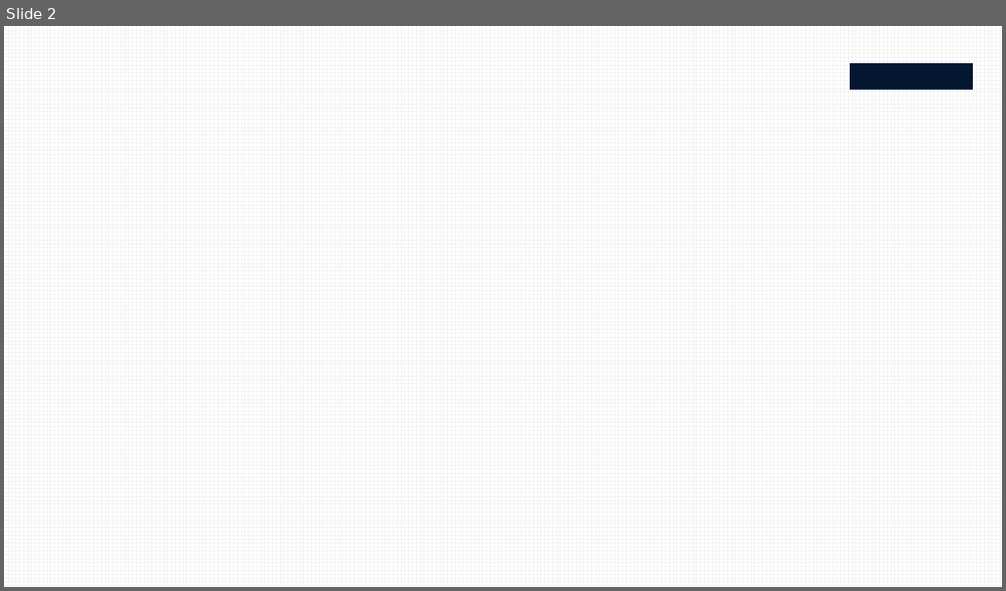
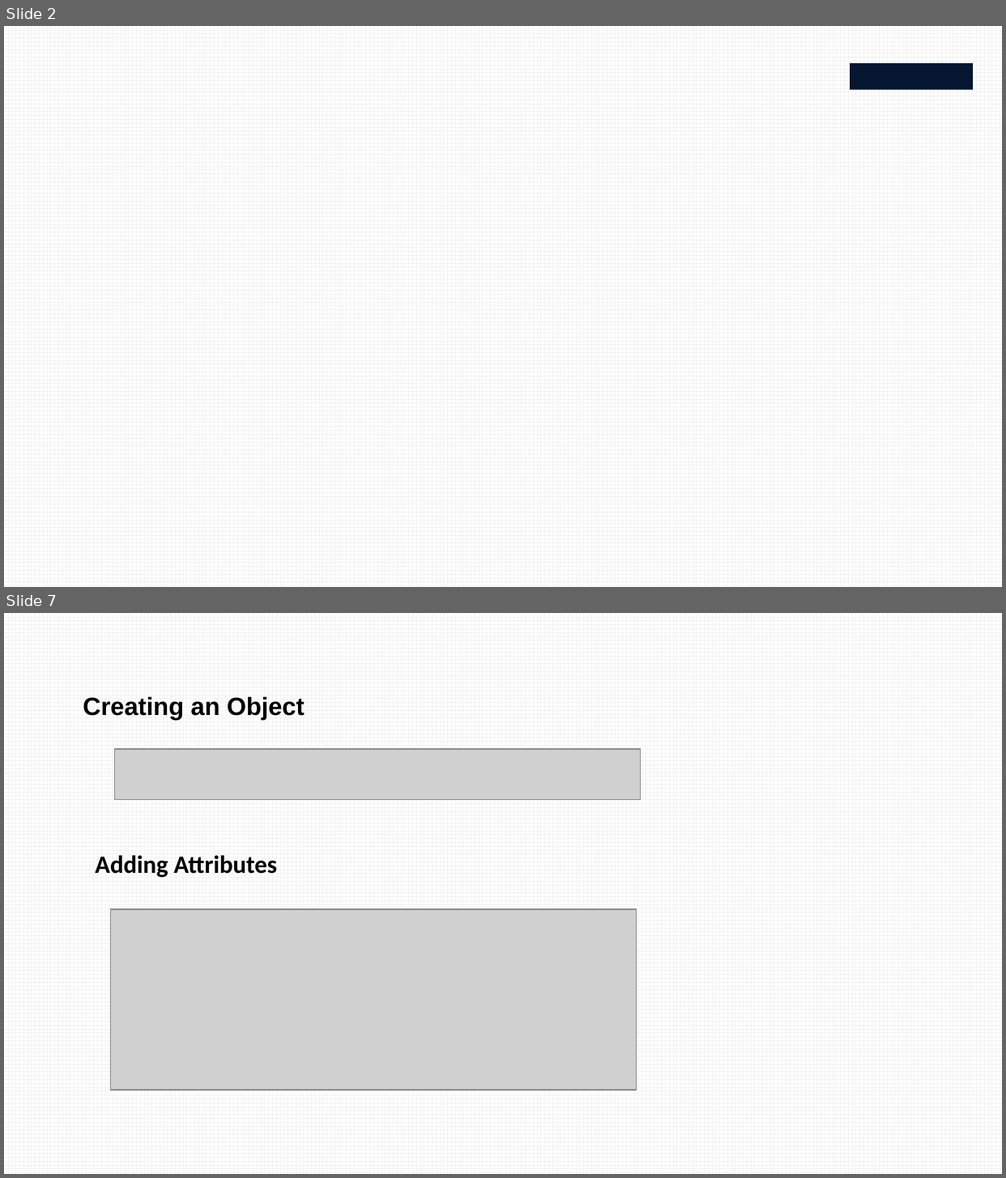
Before and after one commit to chamsi-am/python-course, a slide deck: course/course8.pptx. Shown one above the other, each under a label of ours: slide 2 before the commit, slides 2 and 7 after it; the slides between them are not shown. The pictures are 1006x591 and 1006x1178 pixels, drawn with LibreOffice and Linux fonts; fonts in the diff are those of the drawing; grey boxes stand for pictures; background and template pictures are left out. Boxes give left, top, right and bottom in pixels: in the first picture for what was removed or moved away, otherwise in the second. Text is boxed around its words. In the diff, an @@ line names an element or a change of style, - is before the commit and + after.

```diff
--- a/course/course8.pptx
+++ b/course/course8.pptx
@@ slide 7 added at (4, 613, 1002, 1174), background pattern #F2F2F2 on #FFFFFF @@
@@ text added at (83, 696, 305, 720), 18 pt, text #000000, bold @@
+Creating an Object
@@ picture added at (115, 749, 641, 799) @@
@@ text added at (95, 855, 277, 878), 18 pt, text #000000, bold @@
+Adding Attributes
@@ picture added at (111, 909, 637, 1090) @@
```
Also in this commit, not shown: 1 slide changed, 5 other slides added, 8 slides removed.
